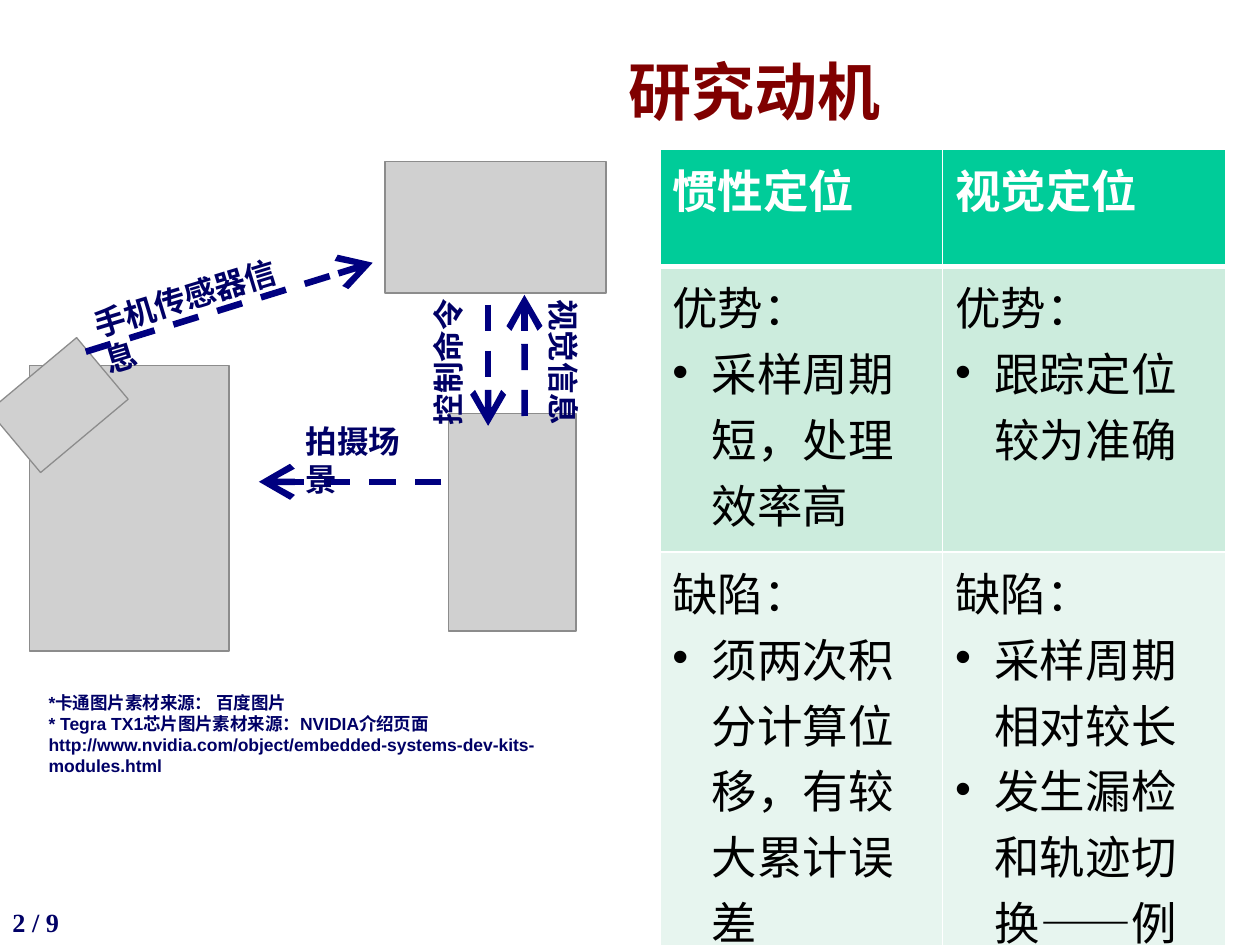
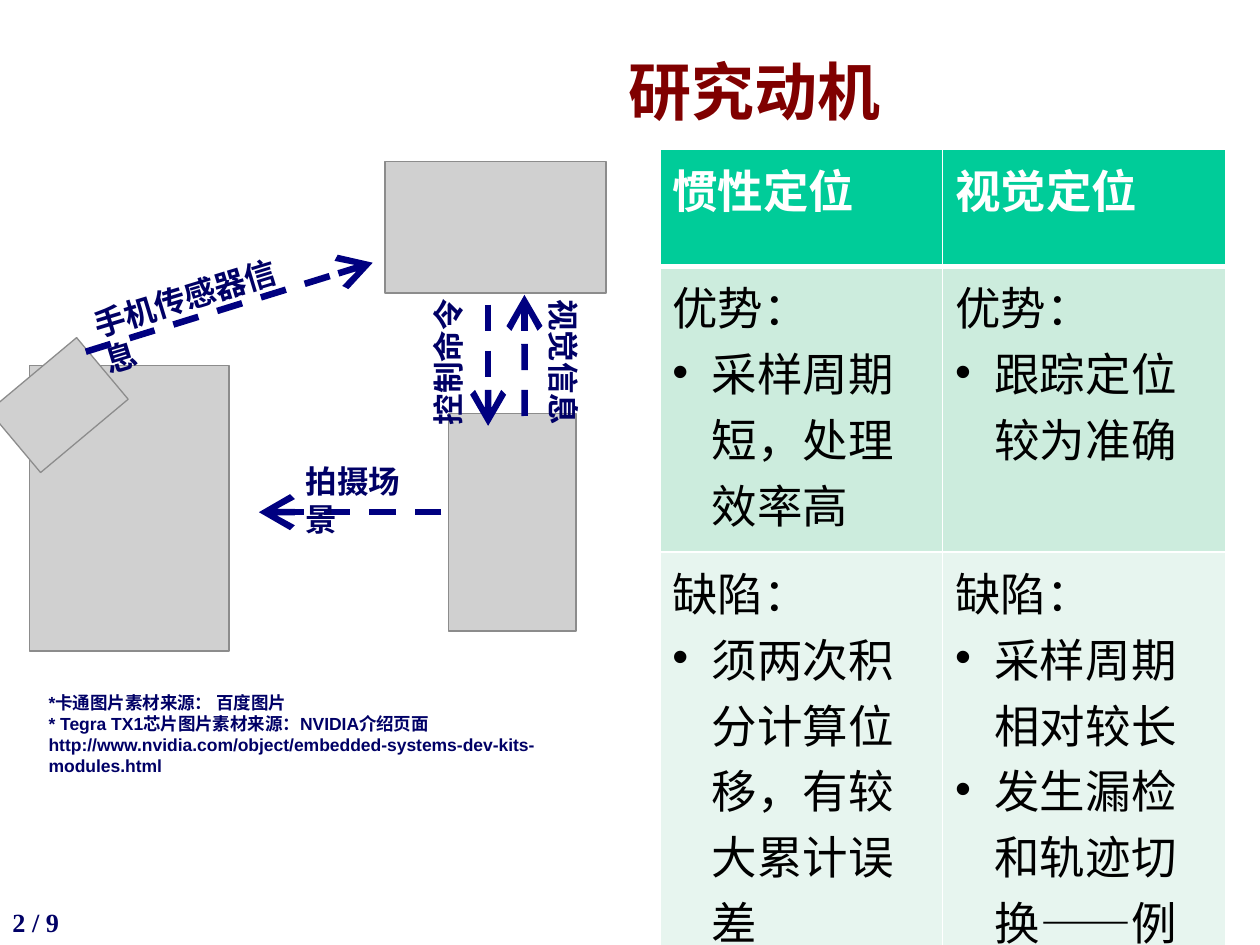
Before and after one commit to potato1996/FinalYearProject, a slide deck: slide 2 of slides/答辩ppt-杜大有1300012870.pptx. Drawn at 1260x945 pixels with LibreOffice and Linux fonts; fonts in the diff are those of the drawing; grey boxes stand for pictures; background and template pictures are left out. Boxes give left, top, right and bottom in pixels: in the first picture for what was removed or moved away, otherwise in the second. Text is boxed around its words. In the diff, an @@ line names an element or a change of style, - is before the commit and + after.

```diff
--- a/slides/答辩ppt-杜大有1300012870.pptx
+++ b/slides/答辩ppt-杜大有1300012870.pptx
@@ text "拍摄场景": place and size @@
-text "拍摄场景" at <box>306,426,400,494</box>
+text "拍摄场景" at <box>306,466,400,534</box>
@@ arrow moved from (441, 481) - (258, 481) to (441, 512) - (258, 512) @@
```
Also in this commit, not shown: 5 other slides changed.
